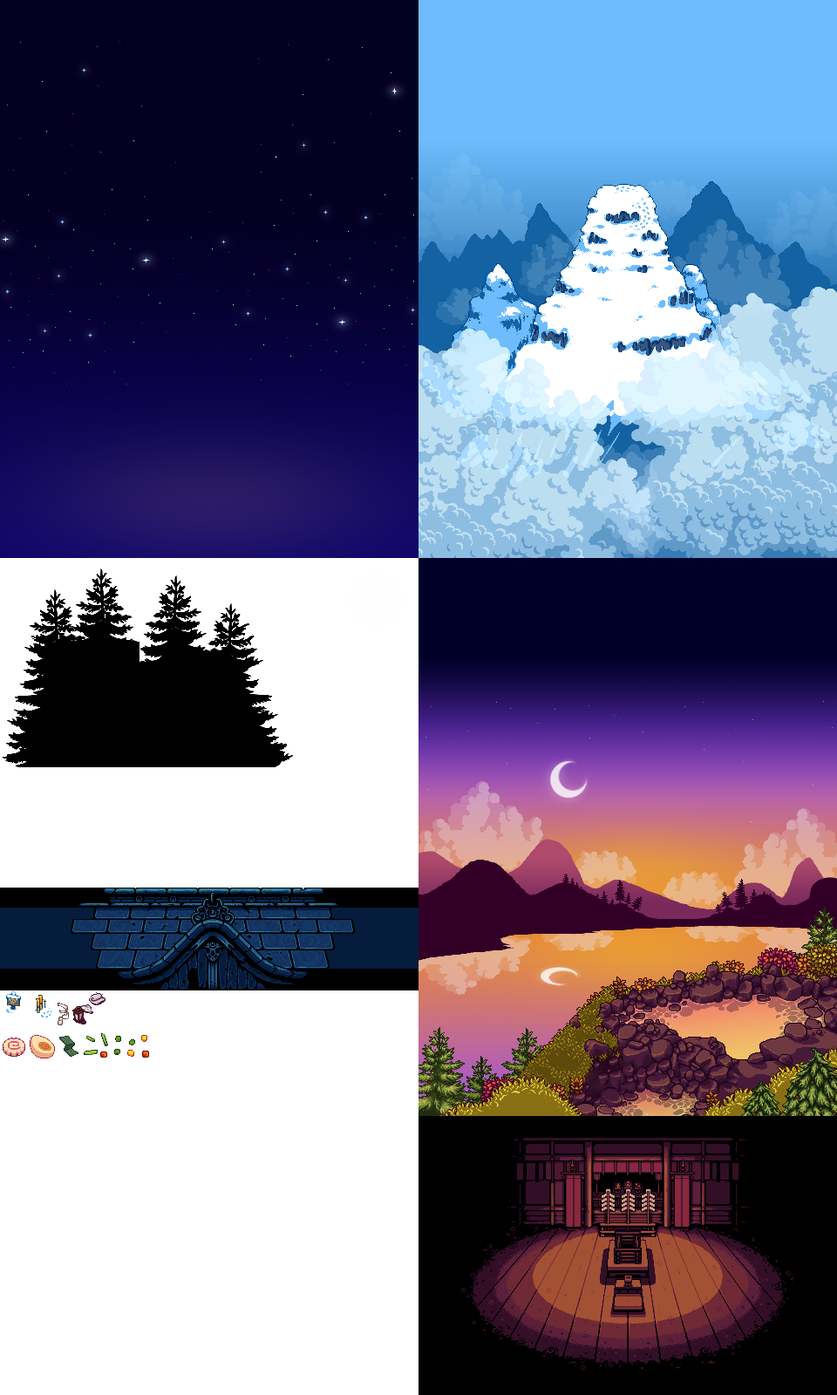
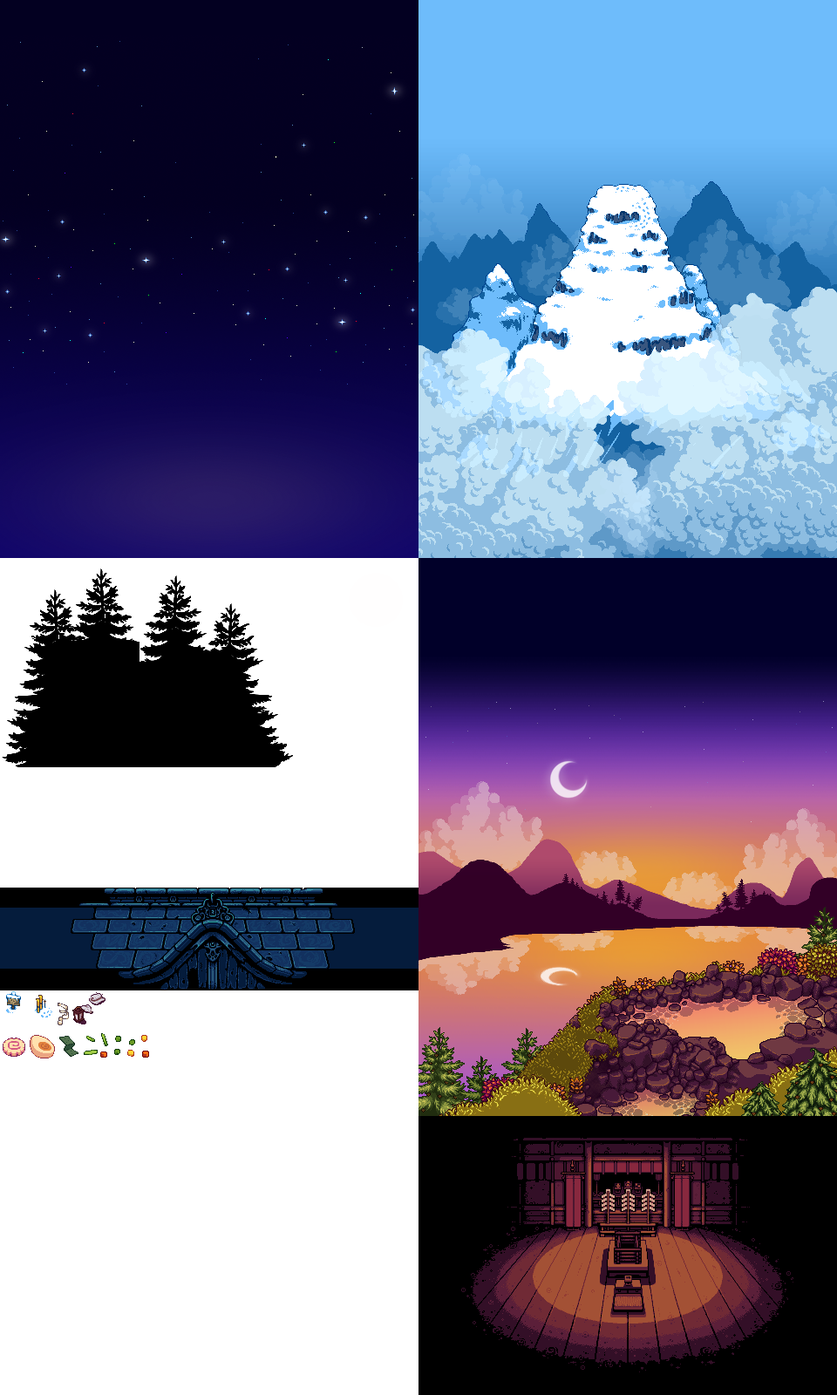
Revision of a layered 837px x 1395px image; what changed, layer by layer:
painted on "bonfire" (2nd of 2, in "content" › "bonfire") over (517, 1137, 739, 1307)
